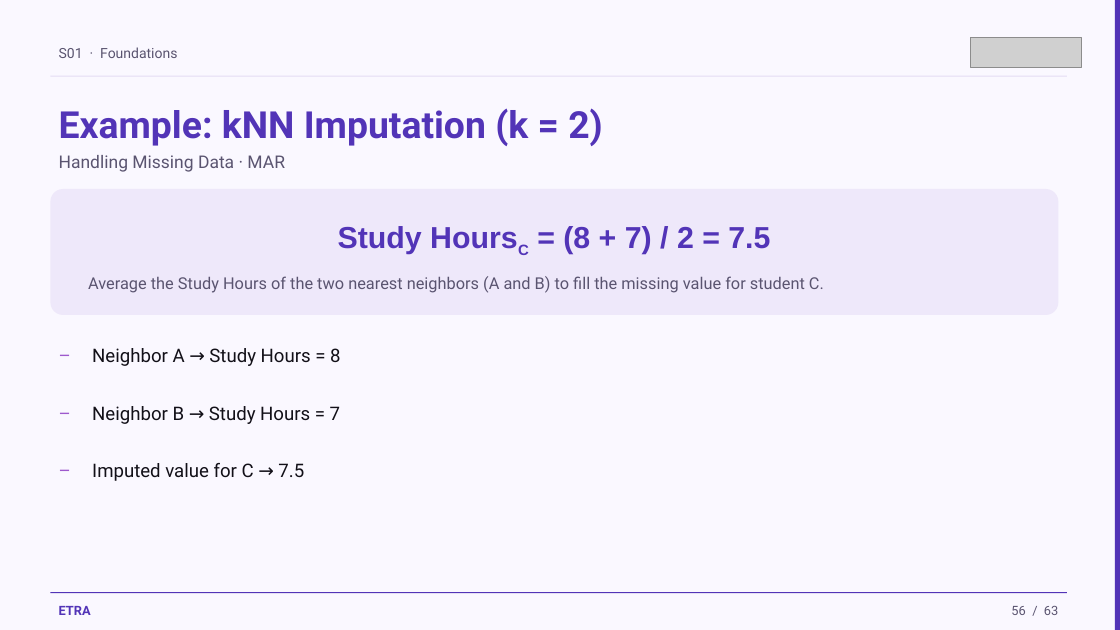
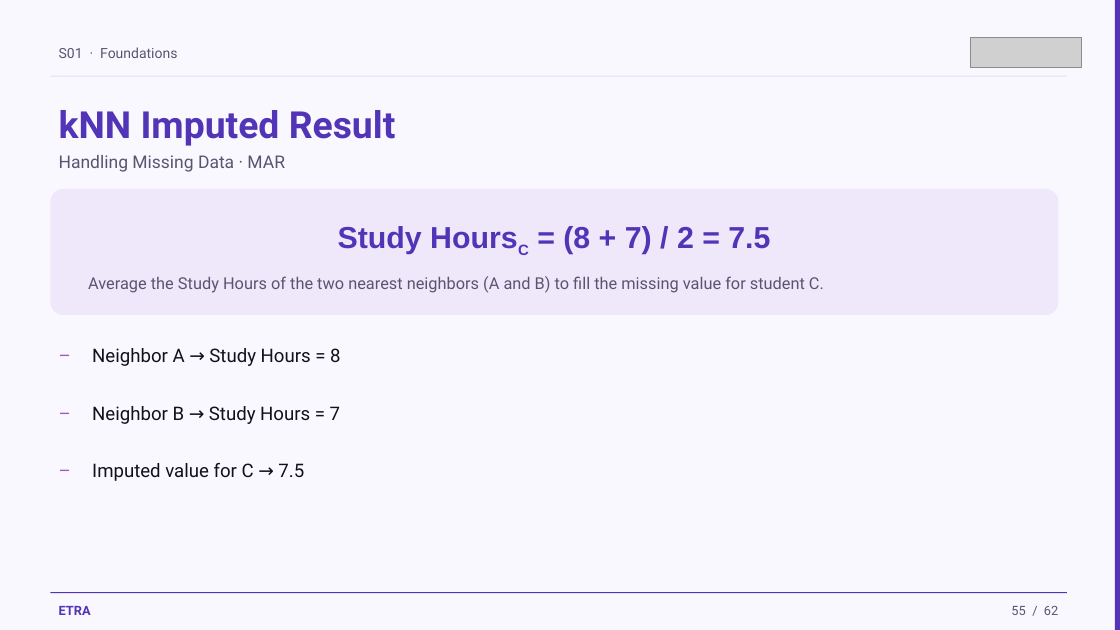
Before and after one commit to iksasa15/AI-ML, a slide deck: slide 55 of web-presentation/pdf-exports/Week1-Session1-Foundations.pptx (slide 56 before the commit). Drawn at 1120x630 pixels with LibreOffice and Linux fonts; fonts in the diff are those of the drawing; grey boxes stand for pictures. Boxes give left, top, right and bottom in pixels: in the first picture for what was removed or moved away, otherwise in the second. Text is boxed around its words. In the diff, an @@ line names an element or a change of style, - is before the commit and + after.

```diff
--- a/web-presentation/pdf-exports/Week1-Session1-Foundations.pptx
+++ b/web-presentation/pdf-exports/Week1-Session1-Foundations.pptx
@@ text at <box>59,110,396,146</box>: text changed @@
-Example: kNN Imputation (k = 2)
+kNN Imputed Result
@@ text at <box>1011,606,1058,615</box>: text changed @@
-56 / 63
+55 / 62
```
Also in this commit, not shown: 59 other slides changed, 1 slide added, 2 slides removed, 1 other file.
